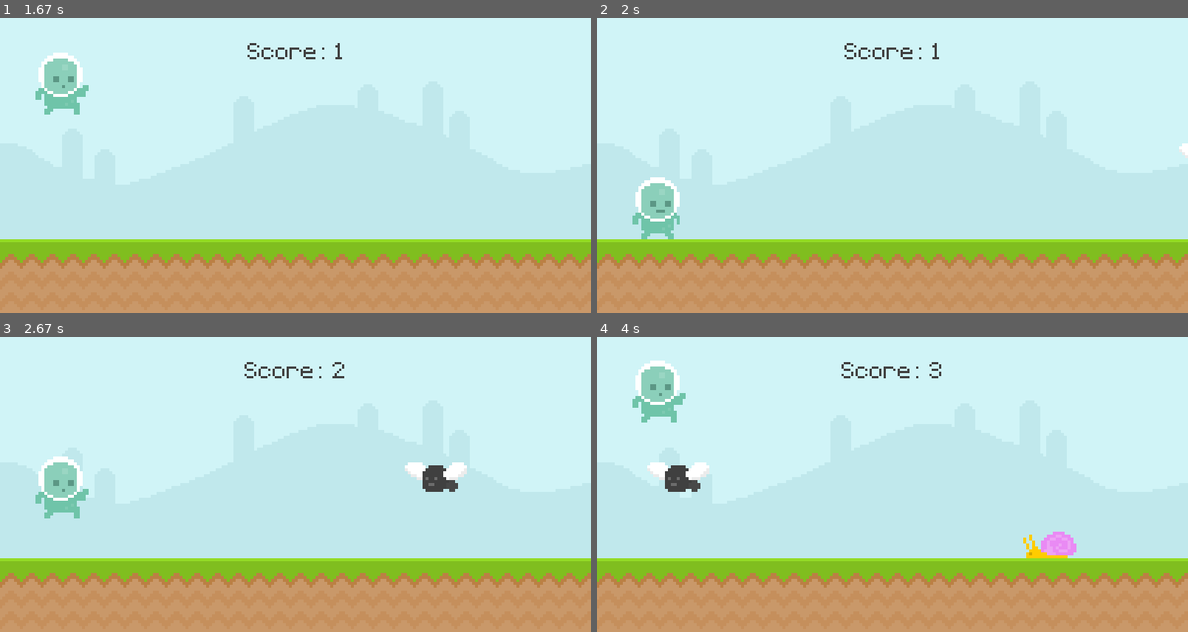
Above: before the commit, frames 1-4 (two rows, left to right).
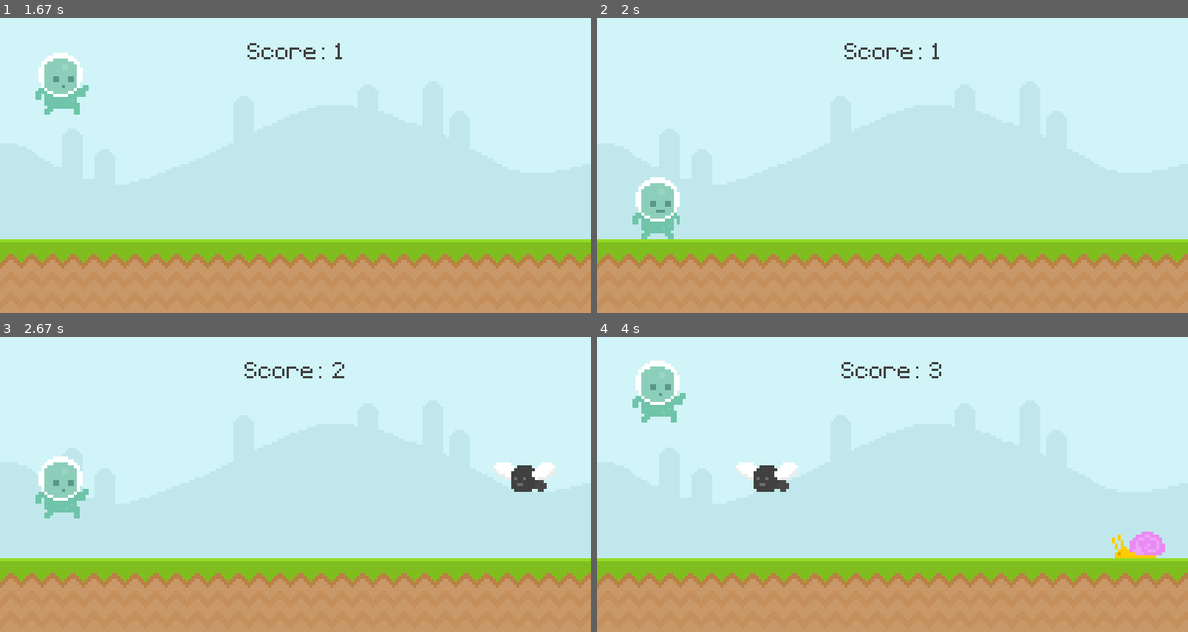
Above: after the commit, the same moments.

Repository: s-hoth/pygame-practice-runner
Game: pygame game, started from main.py
Same seed, same stepped clock (60 frames per second), same inputs: the game is played once before the commit and once after it.
Inputs (mouse positions are in pixels of both pictures, inside the frame that each line leads up to):
- Up to frame 1 (1.67 s): tap Space at 0.33 s; click (112, 121) at 1.22 s
- Up to frame 2 (2 s): no input
- Up to frame 3 (2.67 s): click (307, 384) at 2.05 s
- Up to frame 4 (4 s): click (874, 434) at 2.88 s; click (1046, 457) at 3.72 s

Frame 1 is identical in both runs. In frame 2, less than 0.1% of the frame differs, in the area x 98-100%, y 42-48%; in frame 3, 1.4%; in frame 4, 2.6%, in the area x 8-97%, y 42-75%.

Commit message:
added adaptive difficulty in spawn time for enemies

Diff:
--- a/main.py
+++ b/main.py
@@ -103,6 +103,9 @@
 bg_music.set_volume(0.5)
 bg_music.play(loops = -1)
 sound = True
+DEFAULT_SPAWN_TIME = 1500
+SPAWN_TIME_MINIMUM = 800
+spawn_time = DEFAULT_SPAWN_TIME
 
 #player group
 player = pygame.sprite.GroupSingle()
@@ -127,7 +130,9 @@
 
 #timer
 obstacle_timer = pygame.USEREVENT + 1
-pygame.time.set_timer(obstacle_timer, 1500)
+pygame.time.set_timer(obstacle_timer, DEFAULT_SPAWN_TIME)
+
+difficulty_timer = pygame.USEREVENT + 2
 
 while True:
     for event in pygame.event.get():
@@ -137,10 +142,17 @@
 
         if game_active:
             if event.type == obstacle_timer: obstacle_group.add(Obstacle(choice(['fly', 'snail', 'snail', 'snail'])))
+            if event.type == difficulty_timer and spawn_time > SPAWN_TIME_MINIMUM:
+                    spawn_time -= 100
+                    pygame.time.set_timer(obstacle_timer, spawn_time)
         else:
             if event.type == pygame.KEYDOWN and event.key == pygame.K_SPACE:
                 game_active = True
                 start_time = int(pygame.time.get_ticks() / 1000)
+                pygame.time.set_timer(obstacle_timer, DEFAULT_SPAWN_TIME)
+                spawn_time = DEFAULT_SPAWN_TIME
+                pygame.time.set_timer(difficulty_timer, 5000)
+
         if event.type == pygame.KEYDOWN and event.key == pygame.K_q: #q key toggles sound
             if sound: pygame.mixer.pause()
             else: pygame.mixer.unpause()
@@ -160,6 +172,9 @@
 
         #collision
         game_active = collison_sprite()
+        if not game_active:
+            pygame.time.set_timer(difficulty_timer, 0)
+
 
     else:
         screen.fill((94,129,162))
